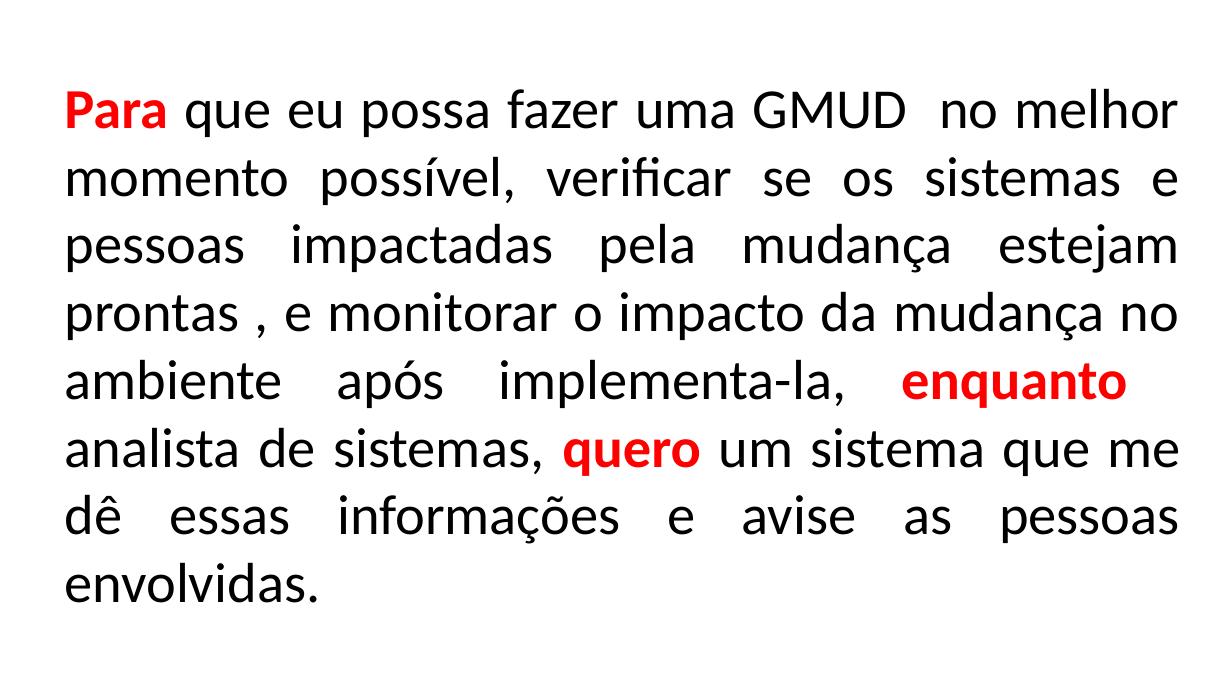
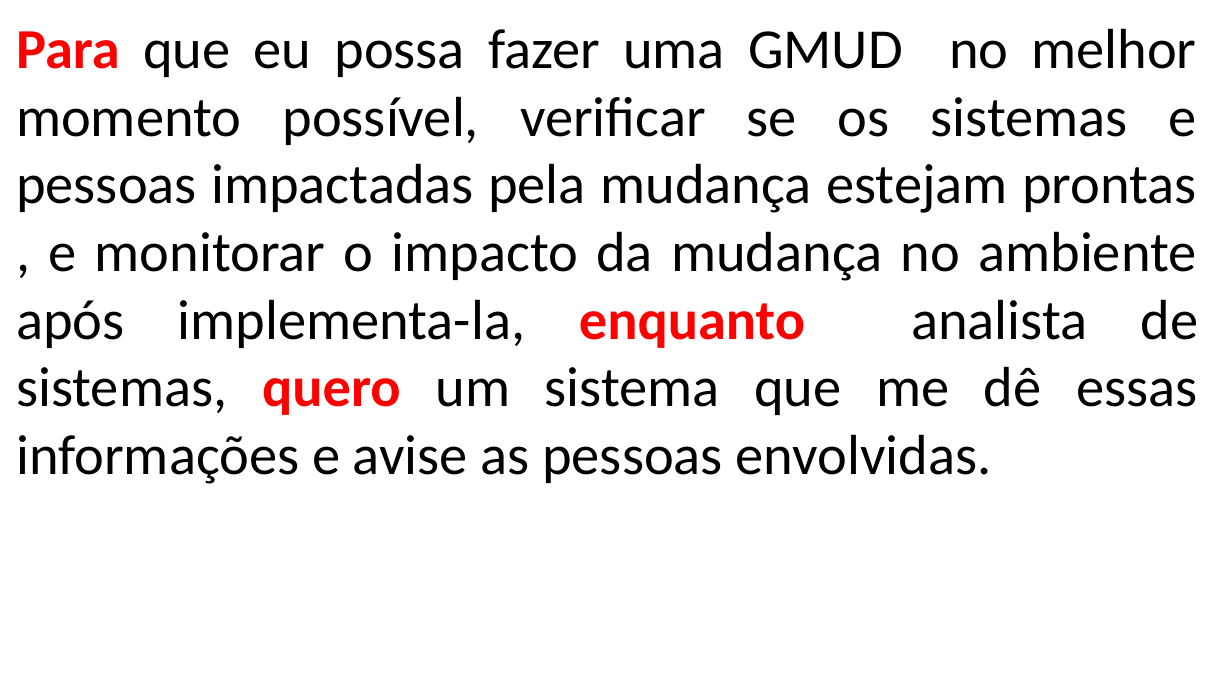
Before and after one commit to guilhermefsousa99/Grupo_de_PI_2_Semestre, a slide deck: slide 1 of documentacao/sprint_um/user_stories.pptx. Drawn at 1232x693 pixels with LibreOffice and Linux fonts; fonts in the diff are those of the drawing. Boxes give left, top, right and bottom in pixels: in the first picture for what was removed or moved away, otherwise in the second. Text is boxed around its words. In the diff, an @@ line names an element or a change of style, - is before the commit and + after.

```diff
--- a/documentacao/sprint_um/user_stories.pptx
+++ b/documentacao/sprint_um/user_stories.pptx
@@ text "Para que eu possa fazer ..." rewrapped from [64,88,1180,603] to [16,28,1198,484] @@
```
Also in this commit, not shown: 3 other files.
